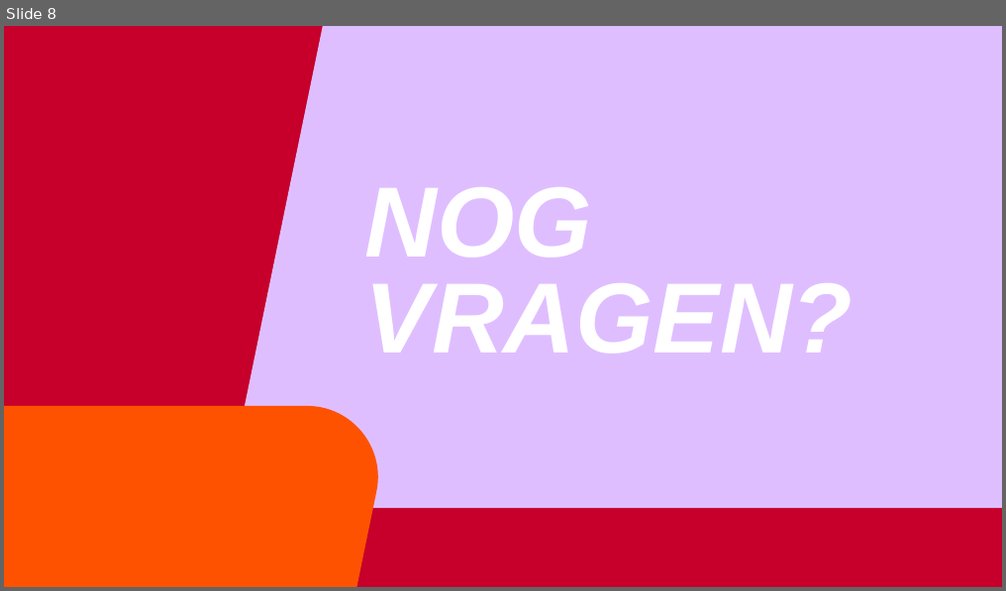
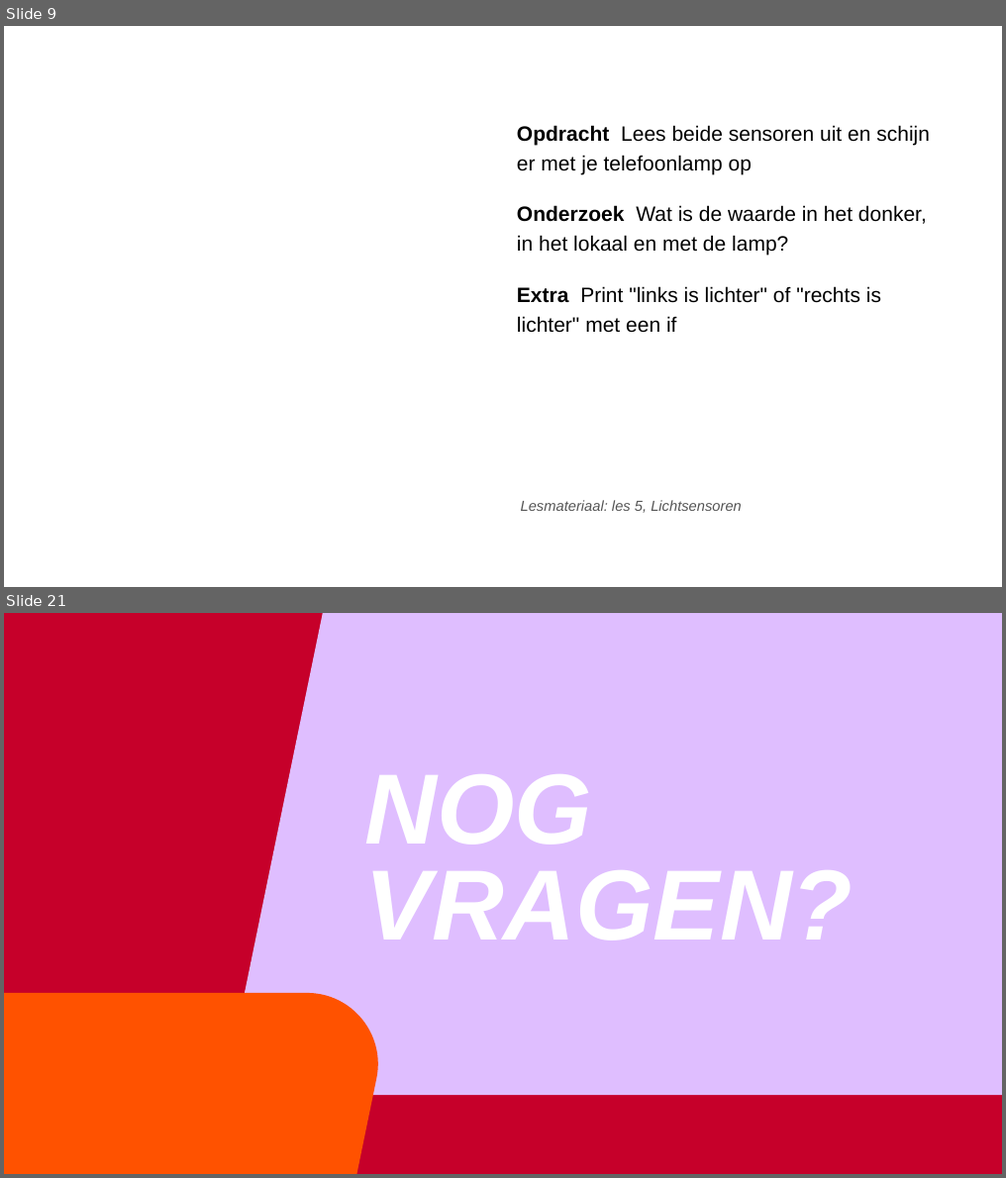
Before and after one commit to AvansMechatronica/vabokCursusRoboticaMetPython, a slide deck: presentaties/les5.pptx. Shown one above the other, each under a label of ours: slide 8 before the commit, slides 9 and 21 after it; the slides between them are not shown. The pictures are 1006x591 and 1006x1178 pixels, drawn with LibreOffice and Linux fonts; fonts in the diff are those of the drawing; background and template pictures are left out. Boxes give left, top, right and bottom in pixels: in the first picture for what was removed or moved away, otherwise in the second. Text is boxed around its words. In the diff, an @@ line names an element or a change of style, - is before the commit and + after.

```diff
--- a/presentaties/les5.pptx
+++ b/presentaties/les5.pptx
@@ slide 9 added at (4, 26, 1002, 587), background #FFFFFF @@
@@ text added at (517, 125, 930, 333), 20 pt, text #000000 @@
+Opdracht Lees beide sensoren uit en schijn er met je telefoonlamp op
+Onderzoek Wat is de waarde in het donker, in het lokaal en met de lamp?
+Extra Print "links is lichter" of "rechts is lichter" met een if
@@ text added at (521, 500, 742, 513), 14 pt, text #555555, italic @@
+Lesmateriaal: les 5, Lichtsensoren
@@ what was slide 8 is now slide 21 @@
```
Also in this commit, not shown: 1 slide changed, 18 other slides added, 6 slides removed, 21 other files.
